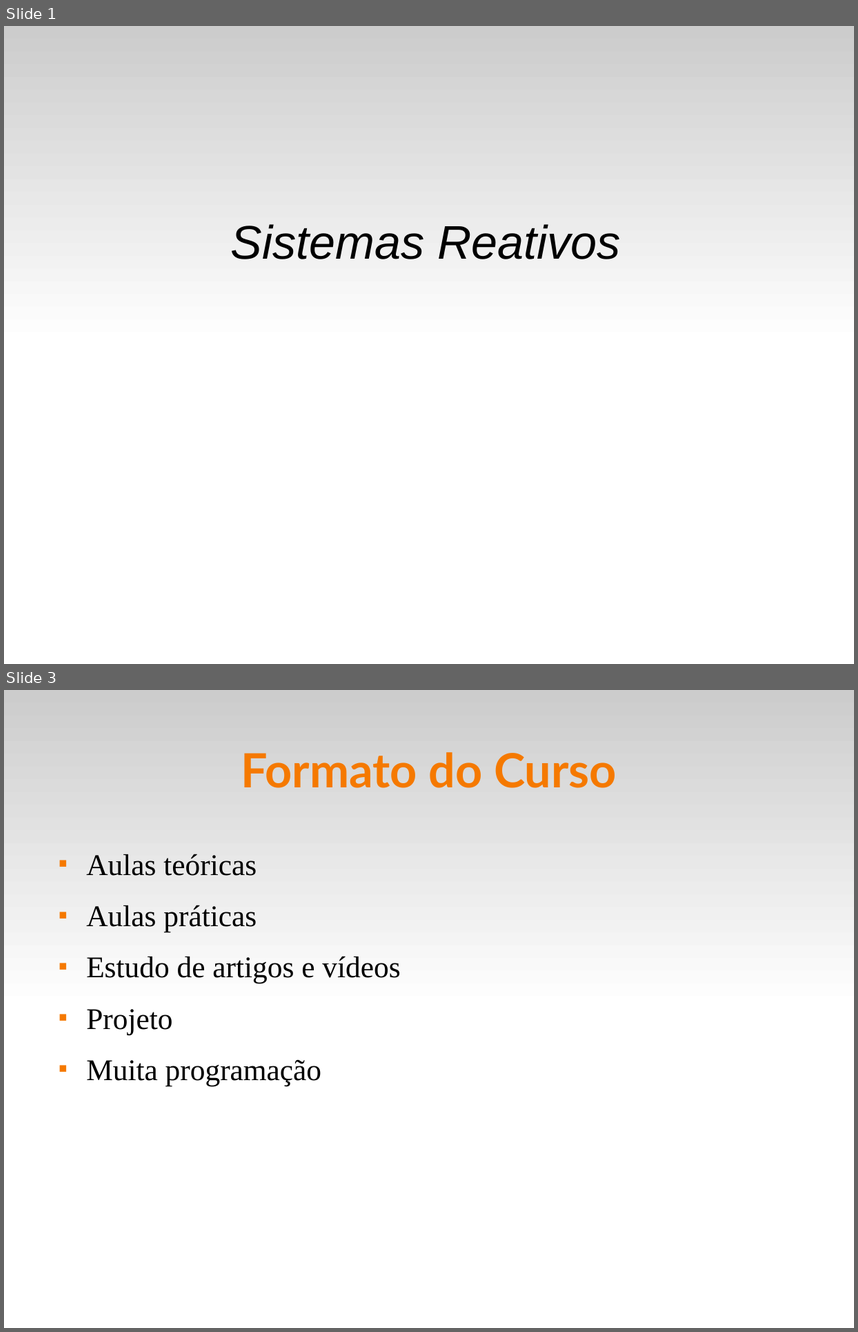
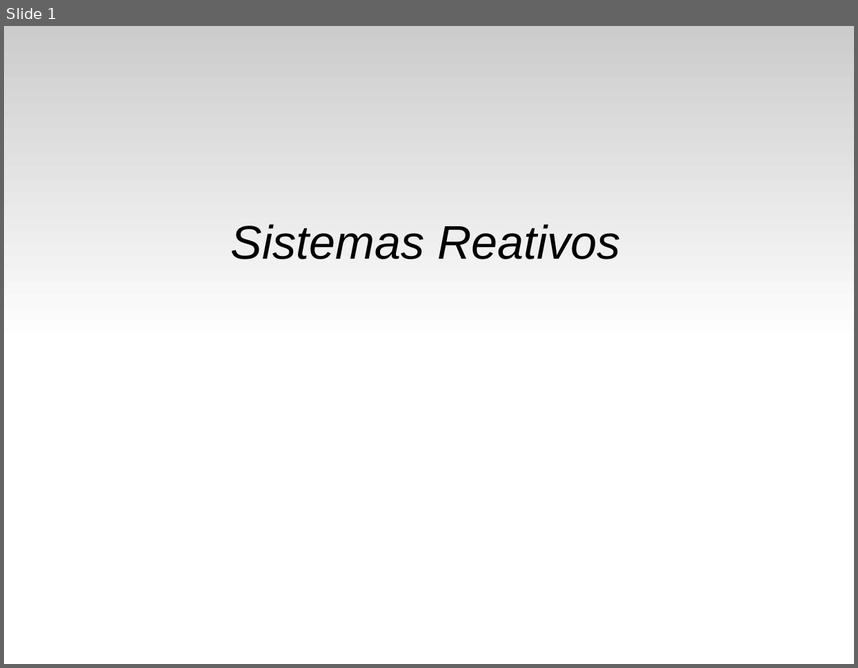
Before and after one commit to fsantanna-uerj/reativos, a slide deck: slides/01_reativos.odp. Shown one above the other, each under a label of ours: slides 1 and 3 before the commit, slide 1 after it; the slides between them are not shown. The pictures are 858x1332 and 858x668 pixels, drawn with LibreOffice and Linux fonts; fonts in the diff are those of the drawing. Boxes give left, top, right and bottom in pixels: in the first picture for what was removed or moved away, otherwise in the second. Text is boxed around its words. In the diff, an @@ line names an element or a change of style, - is before the commit and + after.

```diff
--- a/slides/01_reativos.odp
+++ b/slides/01_reativos.odp
@@ slide 3 removed at <box>4,690,854,1328</box>, background #FFFFFF; not listed: 1 template element that a slide beside it also shows @@
@@ title removed at <box>241,752,617,788</box> @@
-Formato do Curso
@@ text removed at <box>86,854,400,1086</box> @@
-■ Aulas teóricas
-■ Aulas práticas
-■ Estudo de artigos e vídeos
-■ Projeto
-■ Muita programação
```
Also in this commit, not shown: 1 slide changed, 3 slides added, 2 other slides removed, 1 other file.
